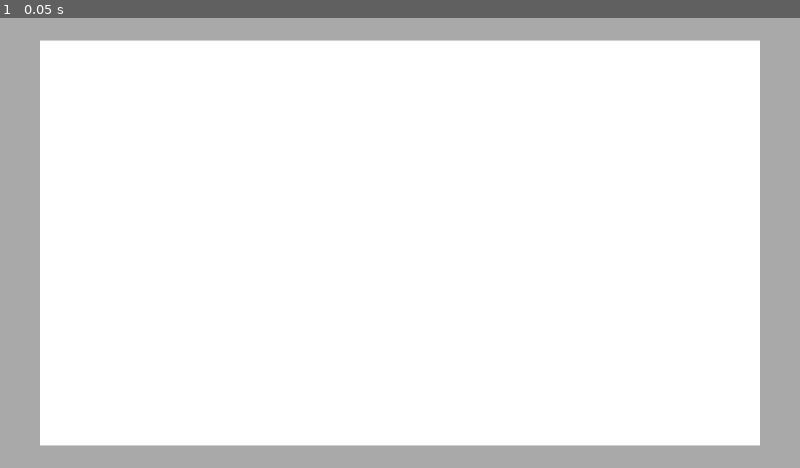
Above: before the commit, frame 1.
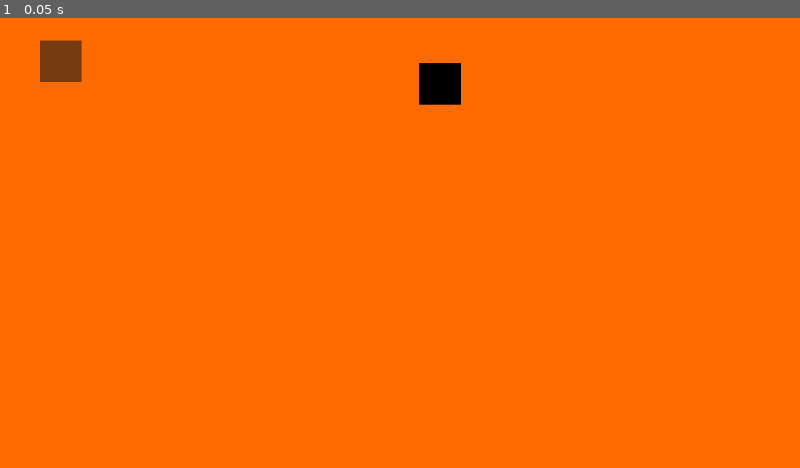
Above: after the commit, the same moment.

Repository: SootDan/DAOD
Game: Godot game, scene res://Scenes/DAOD.tscn
Same seed, same stepped clock (60 frames per second), same inputs: the game is played once before the commit and once after it.
Inputs:
- Up to frame 1 (0.05 s): no input

The runs differ from the first frame. In frame 1, 100% of the frame differs, in the area x 0-100%, y 0-100%.

Commit message:
Basic Menu + Settings
Total WIP

Diff:
--- a/Scenes/DAOD.tscn
+++ b/Scenes/DAOD.tscn
@@ -1,7 +1,9 @@
-[gd_scene load_steps=7 format=3 uid="uid://djolrrt60v0ei"]
+[gd_scene load_steps=8 format=3 uid="uid://djolrrt60v0ei"]
 
 [ext_resource type="Script" path="res://Script/Game.gd" id="1_4j2r6"]
-[ext_resource type="Texture2D" uid="uid://rno6q8qa7i6s" path="res://Assets/UI/Background.png" id="2_u837s"]
+[ext_resource type="Texture2D" uid="uid://bmr7qtjnh6cya" path="res://Assets/m1.png" id="2_87gb7"]
+[ext_resource type="Texture2D" uid="uid://diyiem6sy3ur7" path="res://Assets/m3.png" id="3_f7k8c"]
+[ext_resource type="Texture2D" uid="uid://byq8b7od42aaf" path="res://Assets/m2.png" id="3_x2vhk"]
 
 [sub_resource type="StyleBoxFlat" id="StyleBoxFlat_5vuhq"]
 
@@ -11,13 +13,14 @@
 [sub_resource type="StyleBoxFlat" id="StyleBoxFlat_m36dy"]
 bg_color = Color(0.329412, 0.470588, 0.709804, 1)
 
-[sub_resource type="CanvasTexture" id="CanvasTexture_ofowb"]
-
 [node name="Game" type="Node2D"]
 script = ExtResource("1_4j2r6")
+metadata/_edit_horizontal_guides_ = [-1108.0, -1112.0, 1079.0, -1080.0]
+metadata/_edit_vertical_guides_ = [-1952.0, 1924.0, -1920.0, 0.0, -2435.0]
 
 [node name="Background" type="Sprite2D" parent="."]
-texture = ExtResource("2_u837s")
+scale = Vector2(3840, 2160)
+texture = ExtResource("2_87gb7")
 
 [node name="Interface" type="CanvasLayer" parent="."]
 visible = false
@@ -85,20 +88,43 @@
 offset_left = -1920.0
 offset_top = -1080.0
 offset_right = 1920.0
-offset_bottom = 1080.0
+offset_bottom = 864.0
 
-[node name="VBoxContainer" type="VBoxContainer" parent="GameContainer"]
+[node name="HBoxContainer" type="HBoxContainer" parent="GameContainer"]
+custom_minimum_size = Vector2(1152, 2160)
 layout_mode = 1
 anchors_preset = 15
 anchor_right = 1.0
 anchor_bottom = 1.0
+offset_left = 192.0
+offset_top = 108.0
+offset_right = -192.0
+offset_bottom = 324.0
 grow_horizontal = 2
 grow_vertical = 2
+
+[node name="Game" type="VBoxContainer" parent="GameContainer/HBoxContainer"]
+layout_mode = 2
+
+[node name="VBoxContainer" type="VBoxContainer" parent="GameContainer/HBoxContainer/Game"]
+layout_mode = 2
+
+[node name="Sprite2D" type="Sprite2D" parent="GameContainer/HBoxContainer/Game/VBoxContainer"]
+z_index = 3
+position = Vector2(1920, 208)
+scale = Vector2(200, 200)
+texture = ExtResource("3_f7k8c")
+
+[node name="Panel" type="Panel" parent="GameContainer/HBoxContainer/Game/VBoxContainer"]
+custom_minimum_size = Vector2(200, 200)
+layout_mode = 2
 
 [node name="Frame" type="Node2D" parent="GameContainer"]
 position = Vector2(1920, 1080)
 
 [node name="Sprite2D" type="Sprite2D" parent="GameContainer"]
+visible = false
+z_index = 1
 position = Vector2(1920, 1080)
-scale = Vector2(3840, 2160)
-texture = SubResource("CanvasTexture_ofowb")
+scale = Vector2(3456, 1944)
+texture = ExtResource("3_x2vhk")
--- /dev/null
+++ b/Scenes/Menu.tscn
@@ -0,0 +1,51 @@
+[gd_scene load_steps=2 format=3 uid="uid://yqnrf5qqfeiw"]
+
+[ext_resource type="Script" path="res://Script/Menu.gd" id="1_uvt8b"]
+
+[node name="Menu" type="Node2D"]
+script = ExtResource("1_uvt8b")
+
+[node name="Main" type="VBoxContainer" parent="."]
+offset_right = 128.0
+offset_bottom = 136.0
+scale = Vector2(15, 15)
+
+[node name="NewCampaign" type="Button" parent="Main"]
+layout_mode = 2
+text = "New Campaign"
+
+[node name="LoadCampaign" type="Button" parent="Main"]
+layout_mode = 2
+text = "Load Campaign"
+
+[node name="Settings" type="Button" parent="Main"]
+layout_mode = 2
+text = "Settings"
+
+[node name="ExitGame" type="Button" parent="Main"]
+layout_mode = 2
+text = "Exit Game"
+
+[node name="Settings" type="VBoxContainer" parent="."]
+offset_right = 128.0
+offset_bottom = 136.0
+scale = Vector2(15, 15)
+
+[node name="Setting1" type="Button" parent="Settings"]
+layout_mode = 2
+text = "Setting1"
+
+[node name="Setting2" type="Button" parent="Settings"]
+layout_mode = 2
+text = "Setting2"
+
+[node name="Setting3" type="Button" parent="Settings"]
+layout_mode = 2
+text = "Setting3"
+
+[node name="BackToMain" type="Button" parent="Settings"]
+layout_mode = 2
+text = "Back to Menu"
+
+[connection signal="pressed" from="Main/Settings" to="." method="change_to_settings"]
+[connection signal="pressed" from="Settings/BackToMain" to="." method="change_to_menu"]
--- a/Scenes/Test.tscn
+++ b/Scenes/Test.tscn
@@ -9,6 +9,7 @@
 offset_bottom = 40.0
 
 [node name="RichTextLabel" type="RichTextLabel" parent="CanvasLayer/Panel"]
+layout_mode = 0
 offset_right = 373.0
 offset_bottom = 237.0
 
--- /dev/null
+++ b/Script/Menu.gd
@@ -0,0 +1,20 @@
+class_name Menu
+extends Node2D
+
+@onready var main: VBoxContainer = $Main
+@onready var settings: VBoxContainer = $Settings
+
+
+func _ready():
+	main.visible = true
+	settings.visible = false
+
+
+func change_to_settings():
+	main.visible = false
+	settings.visible = true
+
+
+func change_to_menu():
+	main.visible = true
+	settings.visible = false
Binary file added: Assets/m1.png
Not shown, added: Assets/m1.png.import
Binary file added: Assets/m2.png
Not shown, added: Assets/m2.png.import
Binary file added: Assets/m3.png
Not shown, added: Assets/m3.png.import
Binary file added: Assets/m4.png
Not shown, added: Assets/m4.png.import
Binary file added: Assets/m5.png
Not shown, added: Assets/m5.png.import
Binary file added: Assets/m6.png
Not shown, added: Assets/m6.png.import
